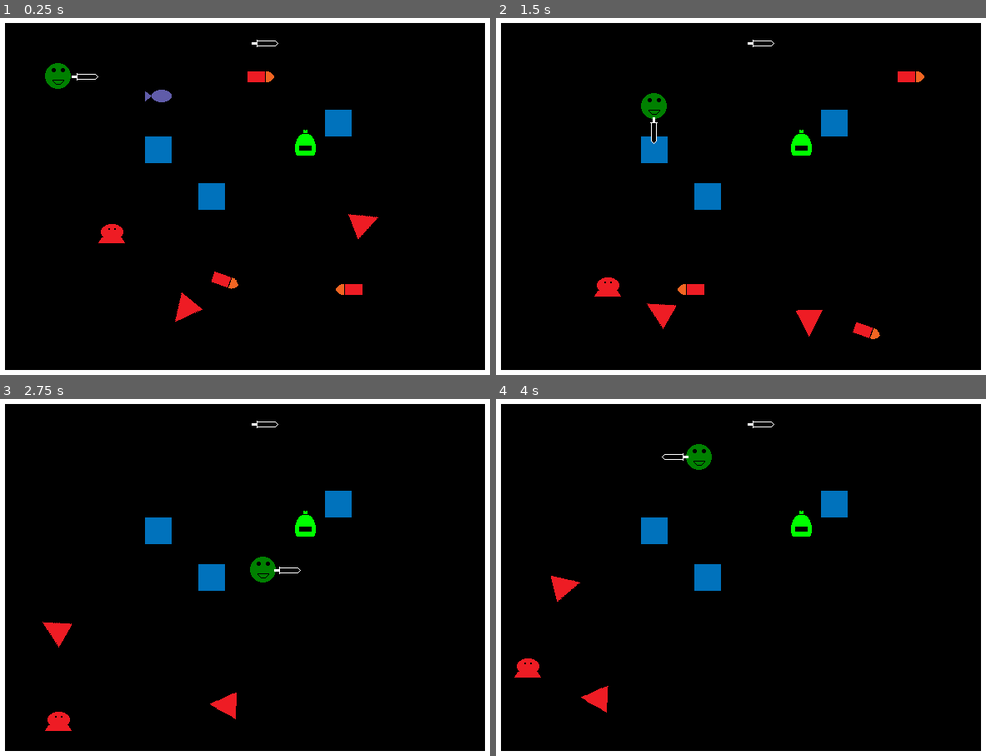
Above: before the commit, frames 1-4 (two rows, left to right).
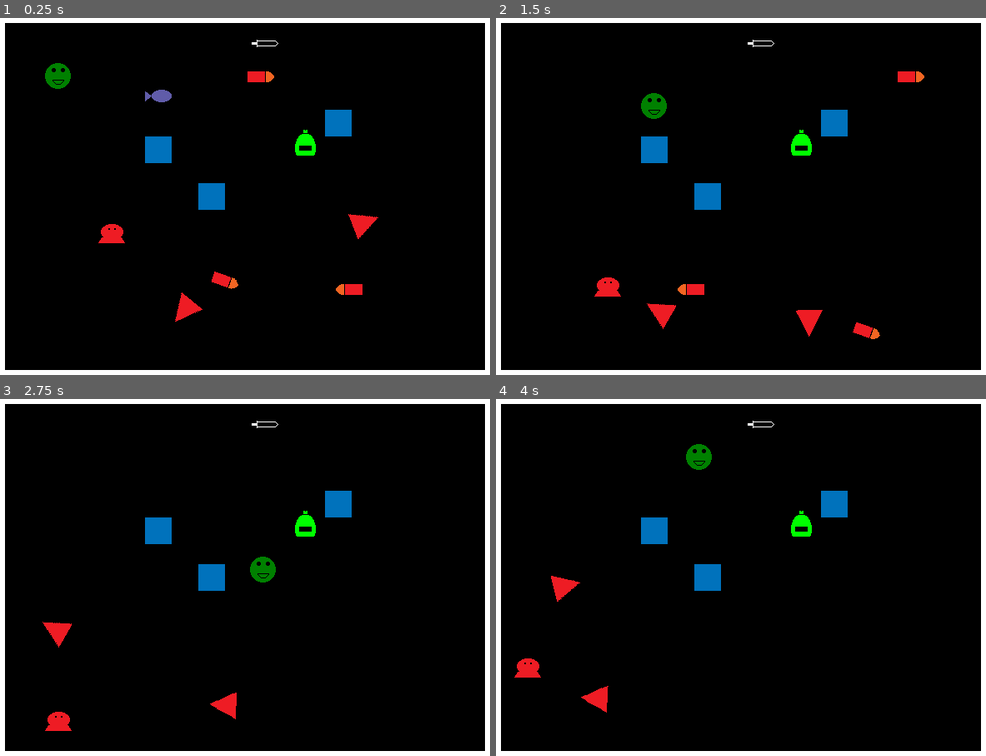
Above: after the commit, the same moments.

Repository: andOlga/game-off-2024
Game: Godot game, scene res://test_scene.tscn
Two runs of this game, one before a commit and one after it. Both use one fixed random seed, a clock stepped at 60 frames per second and the inputs below. Sound files missing from this copy of the repository are replaced by a short silence.
Inputs:
- Up to frame 1 (0.25 s): no input
- Up to frame 2 (1.5 s): tap Enter (action_pause) at 0.5 s; hold Right (move_right) 0.53-1.28 s; tap X (action_item) at 0.6 s; hold Down (move_down) from 1.28 s (still down); tap Space (action_select) at 1.35 s
- Up to frame 3 (2.75 s): release Down (move_down) at 2.03 s; hold Right (move_right) from 2.03 s (still down); tap Z (action_sword) at 2.1 s
- Up to frame 4 (4 s): release Right (move_right) at 2.78 s; hold Up (move_up) 2.78-3.53 s; tap X (action_item) at 2.85 s; hold Left (move_left) from 3.53 s (still down); tap Space (action_select) at 3.6 s

The runs differ from the first frame. In frame 1, less than 0.1% of the frame differs, in the area x 14-21%, y 15-18%; in frame 2, less than 0.1%, in the area x 31-33%, y 27-36%; in frame 3, less than 0.1%; in frame 4, less than 0.1%.

Commit message:
Disable sword in test room

Diff:
--- a/test_scene.tscn
+++ b/test_scene.tscn
@@ -19,6 +19,7 @@
 
 [node name="Player" parent="." instance=ExtResource("1_uhqqe")]
 position = Vector2(80, 80)
+has_sword = false
 
 [node name="Water" parent="." instance=ExtResource("3_sasra")]
 position = Vector2(200, 168)
